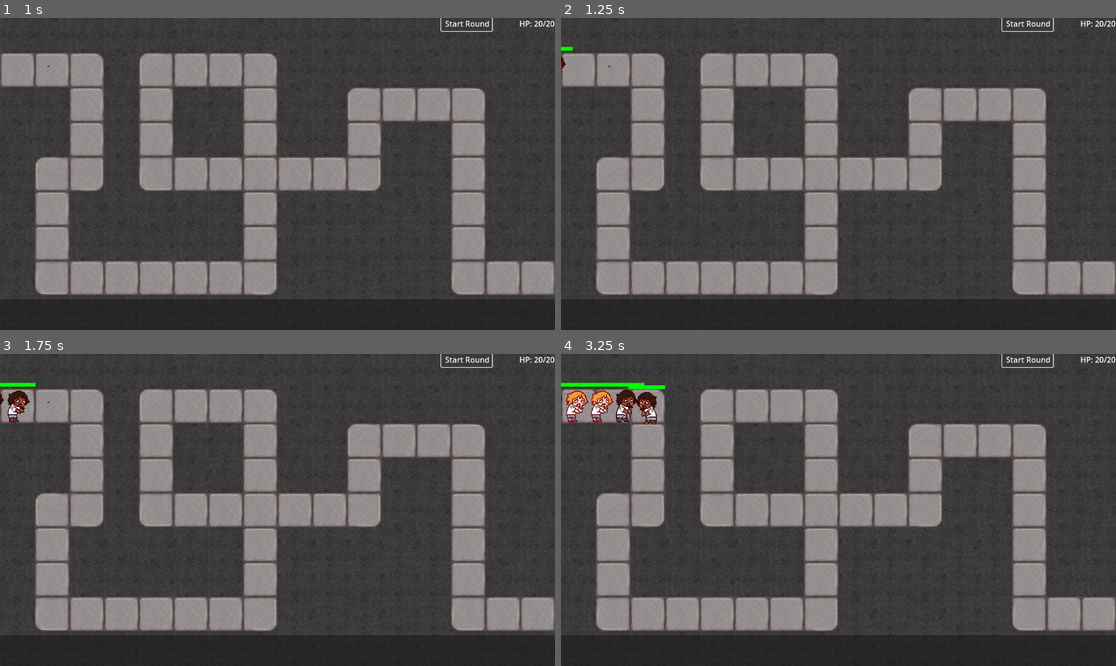
Above: before the commit, frames 1-4 (two rows, left to right).
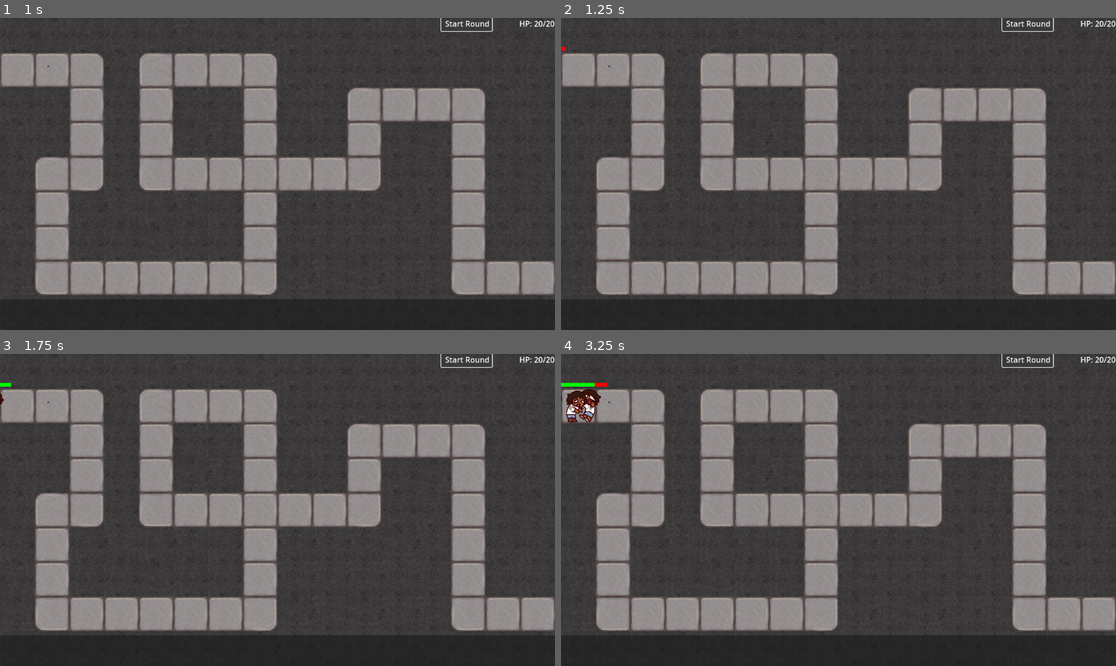
Above: after the commit, the same moments.

Repository: jkelly924/bananas-game-g4si2024
Game: Godot game, scene res://Levels/test_level.tscn
Two runs of this game, one before a commit and one after it. Both use one fixed random seed, a clock stepped at 60 frames per second and the inputs below.
Inputs:
- Up to frame 1 (1 s): click "Start Round" at 0.5 s
- Up to frame 2 (1.25 s): no input
- Up to frame 3 (1.75 s): click "Start Round" at 1.25 s
- Up to frame 4 (3.25 s): click "Start Round" at 2 s

Frame 1 is identical in both runs. In frame 2, less than 0.1% of the frame differs, in the area x 0-3%, y 9-18%; in frame 3, 0.3%; in frame 4, 1.4%, in the area x 1-19%, y 9-23%.

Commit message:
enemy handler

Diff:
--- a/Entities/Enemy.tscn
+++ b/Entities/Enemy.tscn
@@ -1,12 +1,13 @@
 [gd_scene load_steps=6 format=3 uid="uid://cbl62mssw0xrm"]
 
 [ext_resource type="Script" path="res://Scripts/enemy.gd" id="1_fb6av"]
-[ext_resource type="SpriteFrames" uid="uid://dfwanxl6ngdpl" path="res://Textures/Enemy/frames.tres" id="2_owjm0"]
+[ext_resource type="SpriteFrames" path="res://Textures/Enemy/frames.tres" id="2_owjm0"]
 
 [sub_resource type="CanvasItemMaterial" id="CanvasItemMaterial_8osv3"]
 light_mode = 1
 
-[sub_resource type="StyleBoxEmpty" id="StyleBoxEmpty_03v7a"]
+[sub_resource type="StyleBoxFlat" id="StyleBoxFlat_07suj"]
+bg_color = Color(1, 0, 0, 1)
 
 [sub_resource type="StyleBoxFlat" id="StyleBoxFlat_g3tdq"]
 bg_color = Color(0, 0.988235, 0, 1)
@@ -26,6 +27,7 @@
 [node name="CanvasLayer" type="CanvasLayer" parent="."]
 
 [node name="ProgressBar" type="ProgressBar" parent="CanvasLayer"]
+z_index = 1
 material = SubResource("CanvasItemMaterial_8osv3")
 layout_direction = 2
 offset_left = -40.0
@@ -33,7 +35,7 @@
 offset_right = 40.0
 offset_bottom = -32.0
 scale = Vector2(1, 0.5)
-theme_override_styles/background = SubResource("StyleBoxEmpty_03v7a")
+theme_override_styles/background = SubResource("StyleBoxFlat_07suj")
 theme_override_styles/fill = SubResource("StyleBoxFlat_g3tdq")
 value = 50.0
 show_percentage = false
--- a/Scripts/Globals.gd
+++ b/Scripts/Globals.gd
@@ -11,6 +11,15 @@
 
 var money: int = 100
 
+var root_node: Window
+var towers_node: Node2D
+var enemies_node: Node2D
+
+func _ready():
+	root_node = get_tree().get_root()
+	towers_node = root_node.get_node("Towers")
+	enemies_node = root_node.get_node("Enemies")
+
 func give_money(n: int) -> void:
 	money += n
 	goldChanged.emit()
--- a/Scripts/enemy.gd
+++ b/Scripts/enemy.gd
@@ -1,24 +1,40 @@
 extends Node2D
+class_name Enemy
 
-@export_range(0,2) var starting_level: int = 0
+#@export_range(0,2) var starting_level: int = 0
 @export var walk_speed: float = 25
 
 @export var level_0_health: float = 50
 @export var level_1_health: float = 100
 @export var level_2_health: float = 200
 
-var sprite: AnimatedSprite2D
-var progress_bar: ProgressBar
+@onready var sprite: AnimatedSprite2D = $AnimatedSprite2D
+@onready var progress_bar: ProgressBar = $CanvasLayer/ProgressBar
 var progress_bar_offset: Vector2
 
 var path: Path2D
 var path_follow: PathFollow2D
+var last_progress: float = 0
 
 var sprite_variant: int
-var level_health: Array[int]
+var level_health: Array[int] = [level_0_health, level_1_health, level_2_health]
 var current_level: int
 var current_health: float
-var dead: bool
+@export var dead: bool = false
+
+
+static func create(level: int, id: String) -> Node2D:
+	var this: Node2D = preload("res://Entities/Enemy.tscn").instantiate()
+	this.initialize_params(level, id)
+	return this
+
+
+func initialize_params(level: int, id: String):
+	self.name = id
+	current_level = level
+
+	# Getting random number for variant
+	sprite_variant = randi_range(0, 1)
 
 # Adjust level-related stuff
 func adjust_to_level(new_level: int):
@@ -28,25 +44,15 @@
 	progress_bar.max_value = level_health[current_level]
 	progress_bar.value = current_health
 
-# Called when the node enters the scene tree for the first time.
+
 func _ready() -> void:
-
-	# Getting random number for variant
-	sprite_variant = randi_range(0, 1)
-
 	# Initializing object variables
-	sprite = get_node("AnimatedSprite2D")
-	progress_bar = get_node("CanvasLayer").get_node("ProgressBar")
 	progress_bar_offset = progress_bar.position
 	path = get_tree().get_root().get_node("test_level").get_node("Path2D")
 	path_follow = PathFollow2D.new()
 	path.add_child(path_follow)
 
-	# Setting up level-health array
-	level_health = [level_0_health, level_1_health, level_2_health]
-	dead = false
-
-	adjust_to_level(starting_level)
+	adjust_to_level(current_level)
 
 	# Starting animation
 	sprite.play()
@@ -56,19 +62,27 @@
 # Called every frame. 'delta' is the elapsed time since the previous frame.
 func _process(delta: float) -> void:
 	path_follow.progress += walk_speed * delta
+	if path_follow.progress < last_progress:
+		handle_death()
+		return
+	else:
+		last_progress = path_follow.progress
+
 	z_index = int(position.y)
 	sprite.flip_h = !path_follow.position.x - position.x > 0
 	self.position = path_follow.position
 	progress_bar.position = get_global_transform_with_canvas().get_origin() + progress_bar_offset
 
+
 func handle_death():
 	get_parent().remove_child(self) # Deletes itself when it dies
+
 
 func take_damage(damage: float) -> void:
 	current_health -= damage
 	progress_bar.value = current_health
 
-	if current_health < 0:
+	if current_health <= 0:
 		if(current_level > 0):
 			adjust_to_level(current_level - 1)
 		elif(!dead):
--- a/Scripts/enemy_handler.gd
+++ b/Scripts/enemy_handler.gd
@@ -1,34 +1,56 @@
 extends Node2D
+class_name EnemyHandler
 
-var enemies_array: Array[Node2D]
+static var next_enemy_id_n: int
+static var active_enemy_ids: Array[Node2D]
+
+static var enemies_node: Node
 
 
-func get_enemy_from_index(index: int) -> Node2D:
+func _ready():
+	enemies_node = get_tree().get_root().get_node("test_level").get_node("Enemies")
+
+
+static func create_enemy(level: int) -> Node2D:
+	var id: String = str(next_enemy_id_n)
+	var enemy: Node2D = Enemy.create(level, id)
+
+	next_enemy_id_n += 1
+	active_enemy_ids.append(enemy)
+
+	enemies_node.add_child(enemy)
+	return enemy
+
+
+static func get_enemy_from_index(index: int) -> Node2D:
 	if index == -1:
 		return null
 	else:
-		return enemies_array[index]
+		return active_enemy_ids[index]
 
 
-func get_furthest_enemy_index(start: int = 0) -> int:
-	for i: int in range(start, enemies_array.size()):
-		var enemy: Node2D = enemies_array[i]
+static func get_furthest_enemy_index(start: int = 0) -> int:
+	for i: int in range(start, active_enemy_ids.size()):
+		var enemy: Node2D = active_enemy_ids[i]
 		if enemy != null:
-			return i
+			if enemy.dead:
+				active_enemy_ids[i] = null
+			else:
+				return i
 
 	return -1
 
 
-func _on_child_entered_tree(node: Node) -> void:
-	enemies_array.append(node)
+static func register_enemy_finished_path() -> void:
+	pass
 
 
-func _on_child_exiting_tree(node: Node) -> void:
-	var index: int = enemies_array.find(node)
-	if index != -1:
-		enemies_array[index] = null
+static func on_new_round(enemy_count: int) -> void:
+	active_enemy_ids = []
+	active_enemy_ids.resize(enemy_count)
 
 
-func on_new_round(enemy_count: int) -> void:
-	enemies_array = []
-	enemies_array.resize(enemy_count)
+static func _on_child_exiting_tree(node: Node) -> void:
+	var index: int = active_enemy_ids.find(node)
+	if index != -1:
+		active_enemy_ids[index] = null
--- a/Scripts/round_handler.gd
+++ b/Scripts/round_handler.gd
@@ -22,8 +22,7 @@
 
 
 func spawn_enemy(level: int) -> void:
-	var enemy = enemy_scene.instantiate()
-	enemy.starting_level = level
+	var enemy = Enemy.create(level, "1")
 	enemies.add_child(enemy)
 
 
@@ -100,7 +99,7 @@
 	for enemy_level: int in enemy_counts.size():
 		for i: int in range(enemy_counts[enemy_level]):
 			await delay(0.5)
-			spawn_enemy(enemy_level)
+			EnemyHandler.create_enemy(enemy_level)
 
 	on_end_of_round()
 	round_running = false
@@ -114,5 +113,5 @@
 
 
 func _on_start_round_pressed() -> void:
-	if not round_running:
+	if not round_running and len(enemies.get_children()) == 0:
 		begin_round(current_round)
--- a/Scripts/tower.gd
+++ b/Scripts/tower.gd
@@ -8,11 +8,9 @@
 
 var last_fire_time: float = 0
 
-var enemies: Node2D
 
 # Called when the node enters the scene tree for the first time.
 func _ready() -> void:
-	enemies = owner.get_node("Enemies")
 	print("Rate: ", damage_rate)
 	print("Range: ", damage_range)
 	pass # Replace with function body.
@@ -25,15 +23,15 @@
 	var fired: bool = false
 	var last_enemy_index: int = -1
 	while true:
-		var enemy_index: int = enemies.get_furthest_enemy_index(last_enemy_index + 1)
-		var enemy: Node2D = enemies.get_enemy_from_index(enemy_index)
+		var enemy_index: int = EnemyHandler.get_furthest_enemy_index(last_enemy_index + 1)
+		var enemy: Node2D = EnemyHandler.get_enemy_from_index(enemy_index)
 		if enemy == null:
 			break
 
 		last_enemy_index = enemy_index
 		if (enemy.position - position).length() < (damage_range * 144):
 			fired = true
-			enemy.take_damage(damage_rate * delta)
+			enemy.take_damage(damage_rate)
 			break
 
 	if fired:
